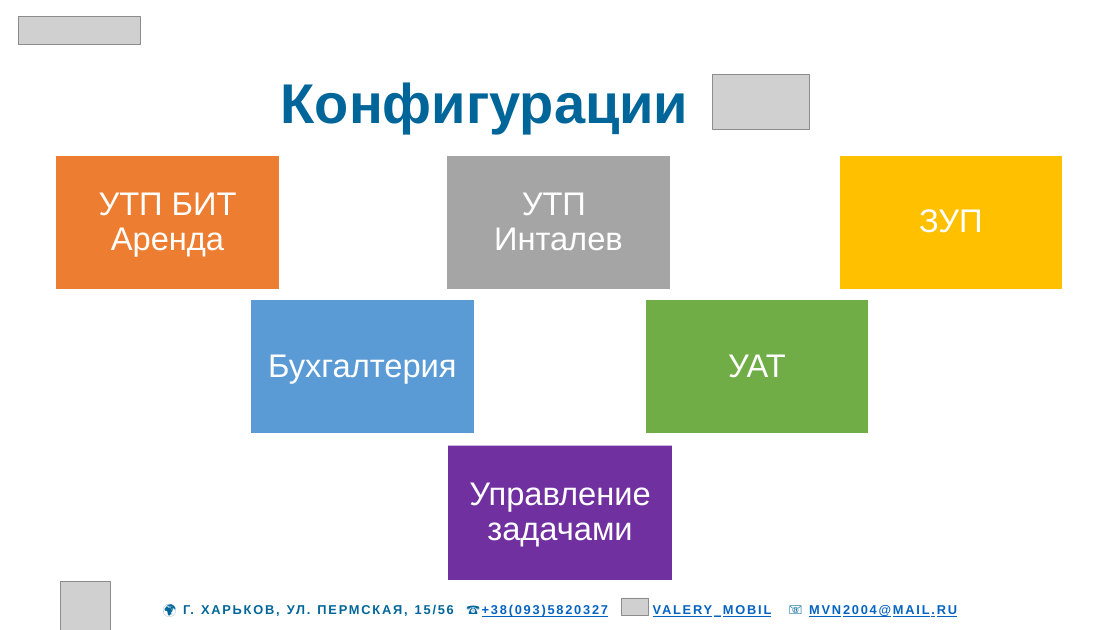
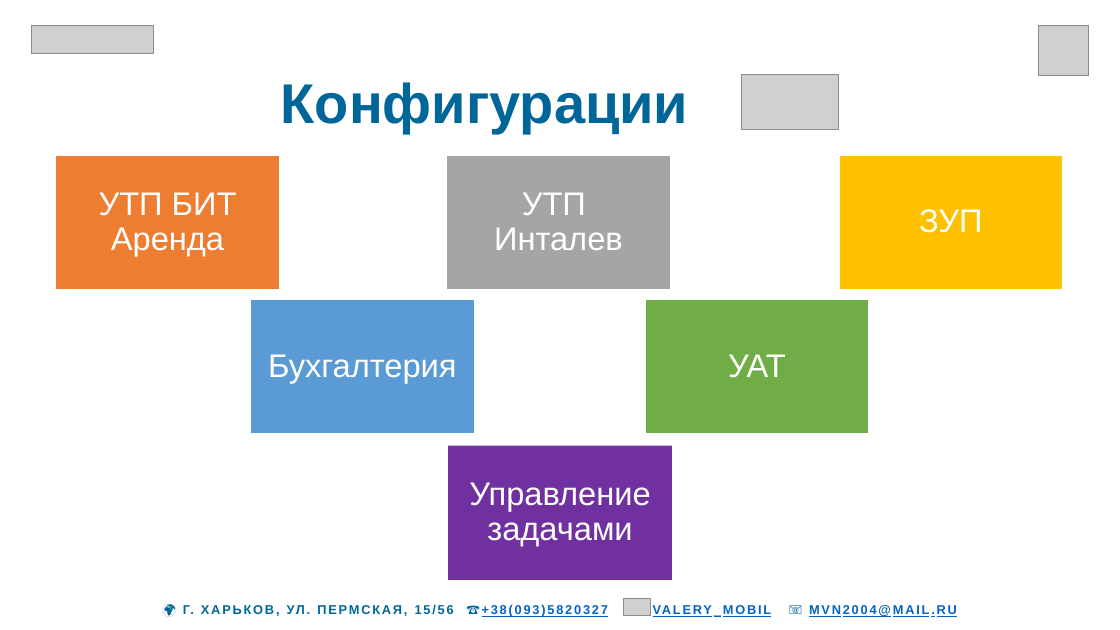
Before and after one commit to mvn2004/idp, a slide deck: slide 2 of files/Development1CAVEC.pptx. Drawn at 1120x630 pixels with LibreOffice and Linux fonts; fonts in the diff are those of the drawing; grey boxes stand for pictures. Boxes give left, top, right and bottom in pixels: in the first picture for what was removed or moved away, otherwise in the second. Text is boxed around its words. In the diff, an @@ line names an element or a change of style, - is before the commit and + after.

```diff
--- a/files/Development1CAVEC.pptx
+++ b/files/Development1CAVEC.pptx
@@ picture: place and size @@
-picture at box(18, 17, 140, 45)
+picture at box(32, 25, 154, 53)
@@ picture: place and size @@
-picture at box(60, 581, 110, 630)
+picture at box(1038, 25, 1089, 76)
@@ picture: place and size @@
-picture at box(712, 75, 810, 129)
+picture at box(741, 75, 839, 129)
@@ table at box(0, 581, 1120, 630) @@
@@ list level 2 to 1 in "🌍 Г. ХАРЬКОВ, УЛ. ПЕРМСКАЯ, ..." @@
@@ table: place and size @@
-table at box(60, 581, 1018, 630)
+table at box(0, 581, 1120, 630)
```
Also in this commit, not shown: 8 other slides changed, 1 other file.
